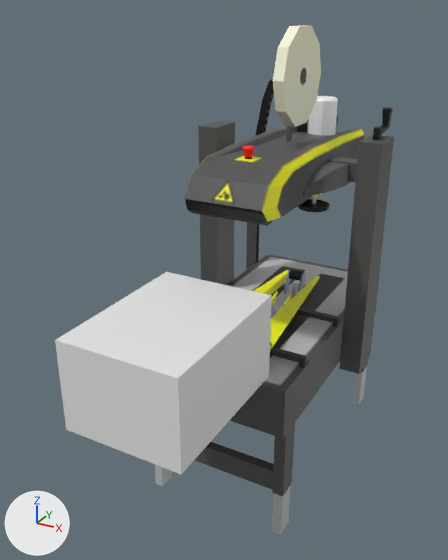
One commit to the Blender file Blend Files/sk20.blend: the scene before it, then after it.
The view is the same before and after, from a 50 mm camera at (0.929, -2.123, 1.786) aimed at (-0.08, -0.288, 0.869). Lighting does not change. The marker at lower left points along +X, +Y and +Z.

Names of what the first picture shows: 'Big Box', 'Box Guides base'.
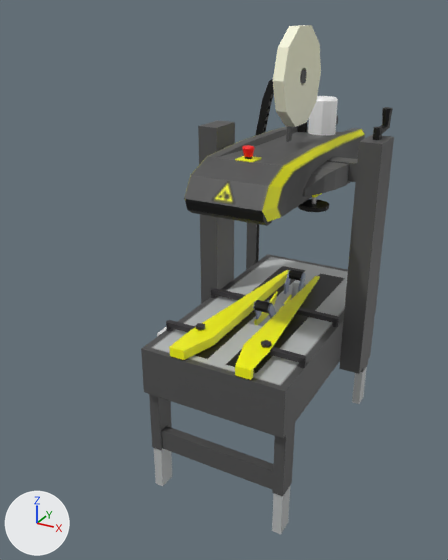
What the commit changed:
Object 'Big Box' (ob_big_box) is deleted.

Boxes (x1, y1, x2, y2) around the edits, measured in the pictures (448 x 560 px):
'Big Box', deleted: before (55, 272, 272, 474)
